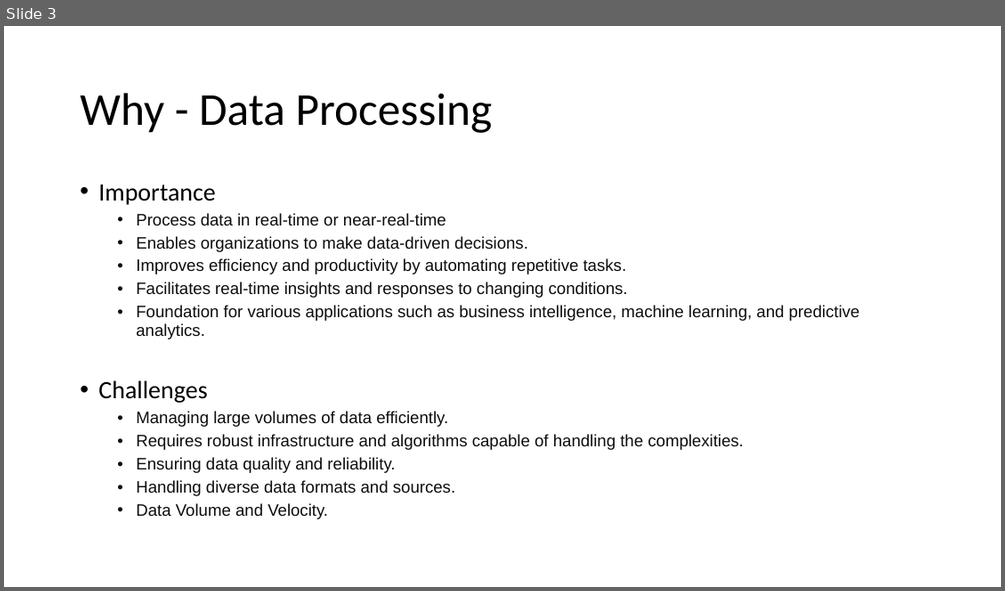
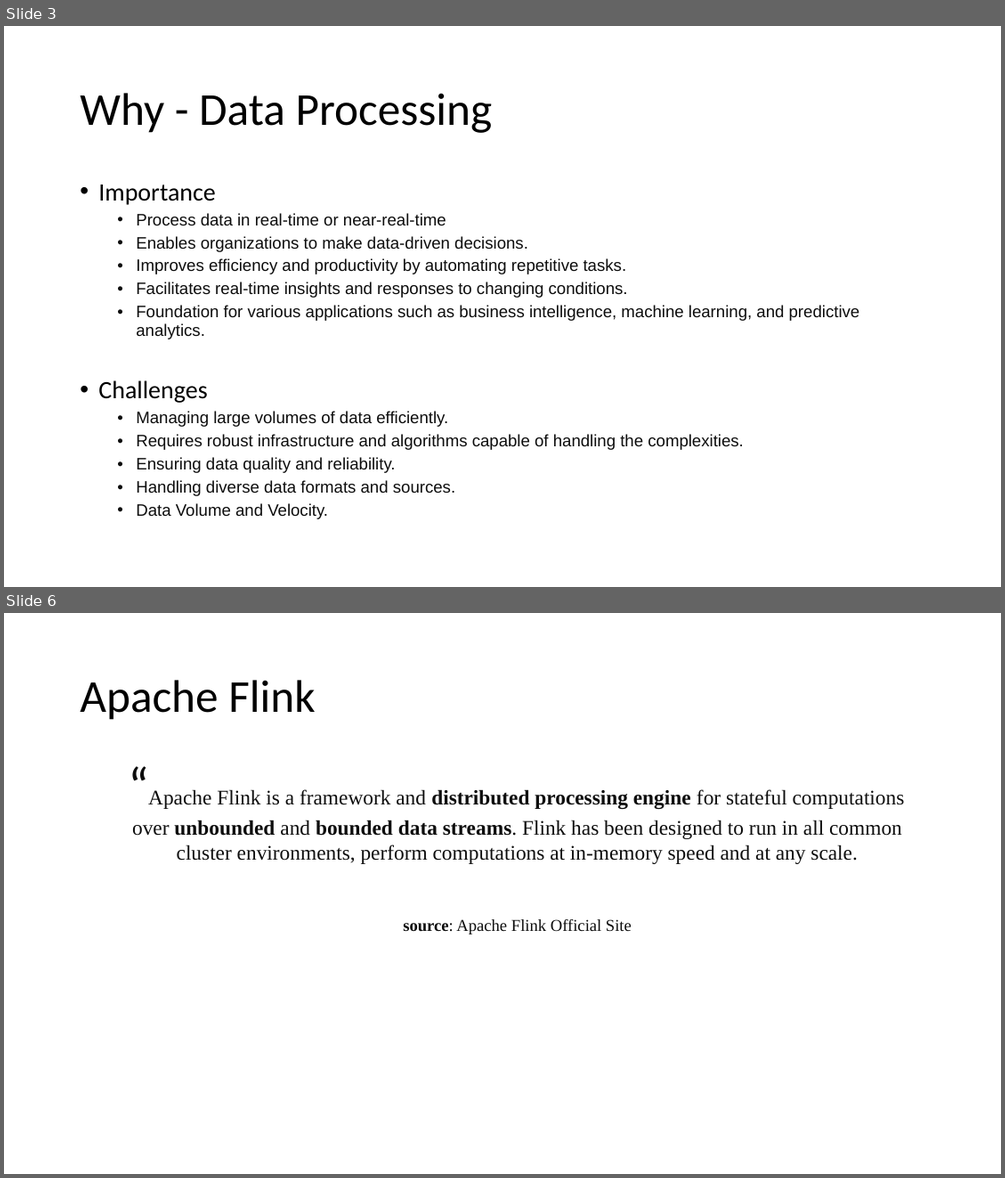
Before and after one commit to aprabhat/flink_demo, a slide deck: PPT/Apache_Flink.pptx. Shown one above the other, each under a label of ours: slide 3 before the commit, slides 3 and 6 after it; the slides between them are not shown. The pictures are 1005x591 and 1005x1178 pixels, drawn with LibreOffice and Linux fonts; fonts in the diff are those of the drawing. Boxes give left, top, right and bottom in pixels: in the first picture for what was removed or moved away, otherwise in the second. Text is boxed around its words. In the diff, an @@ line names an element or a change of style, - is before the commit and + after.

```diff
--- a/PPT/Apache_Flink.pptx
+++ b/PPT/Apache_Flink.pptx
@@ slide 6 added at [4, 613, 1001, 1174], background #FFFFFF @@
@@ title added at [80, 680, 315, 720], 44 pt, text #000000 @@
+Apache Flink
@@ text added at [132, 789, 905, 934], 20 pt, text #0D0D0D @@
+“Apache Flink is a framework and distributed processing engine for stateful computations over unbounded and bounded data streams. Flink has been designed to run in all common cluster environments, perform computations at in-memory speed and at any scale.
+source: Apache Flink Official Site
```
Also in this commit, not shown: 2 slides changed, 9 other slides added, 4 slides removed.
